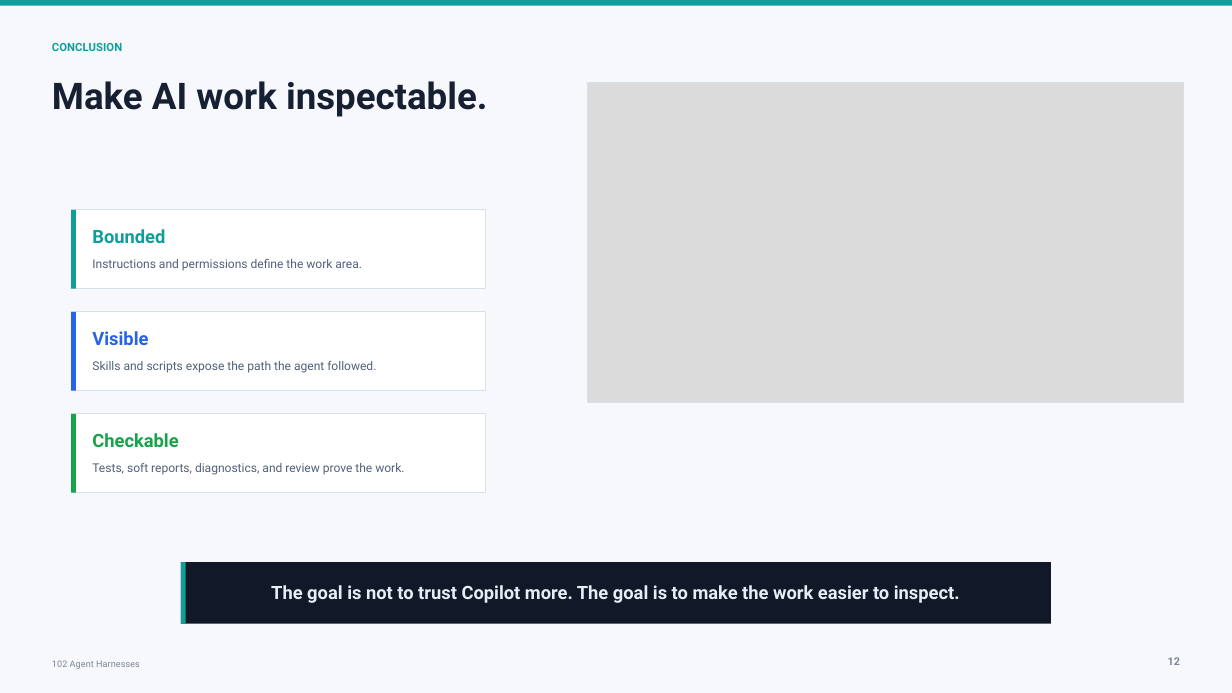
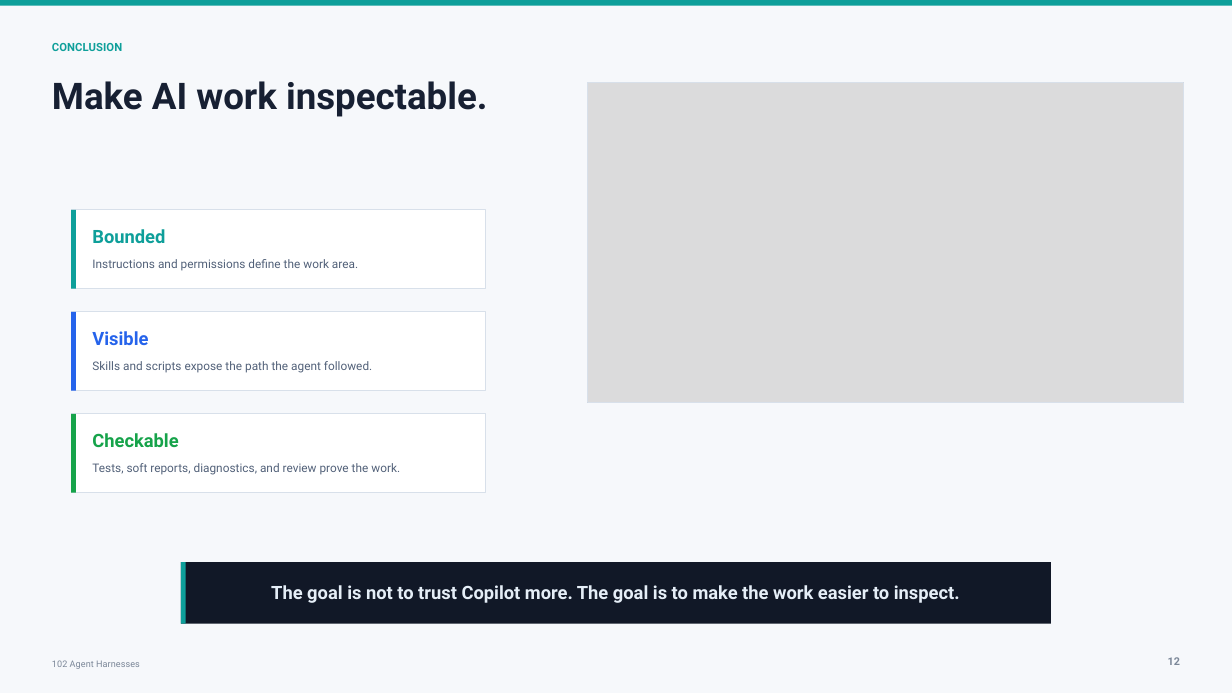
Before and after one commit to Cmcd9155/101-ai-basics-for-developers-presentation, a slide deck: slide 12 of presentations/102/deck/102-agent-harnesses.pptx. Drawn at 1232x693 pixels with LibreOffice and Linux fonts; fonts in the diff are those of the drawing; grey boxes stand for pictures. Boxes give left, top, right and bottom in pixels: in the first picture for what was removed or moved away, otherwise in the second. Text is boxed around its words. In the diff, an @@ line names an element or a change of style, - is before the commit and + after.

```diff
--- a/presentations/102/deck/102-agent-harnesses.pptx
+++ b/presentations/102/deck/102-agent-harnesses.pptx
@@ size 9.4 to 9.2 pt in 3 elements at [92,259,358,271], [92,361,372,373], [92,463,400,475] @@
```
Also in this commit, not shown: 11 other slides changed, 18 other files.
